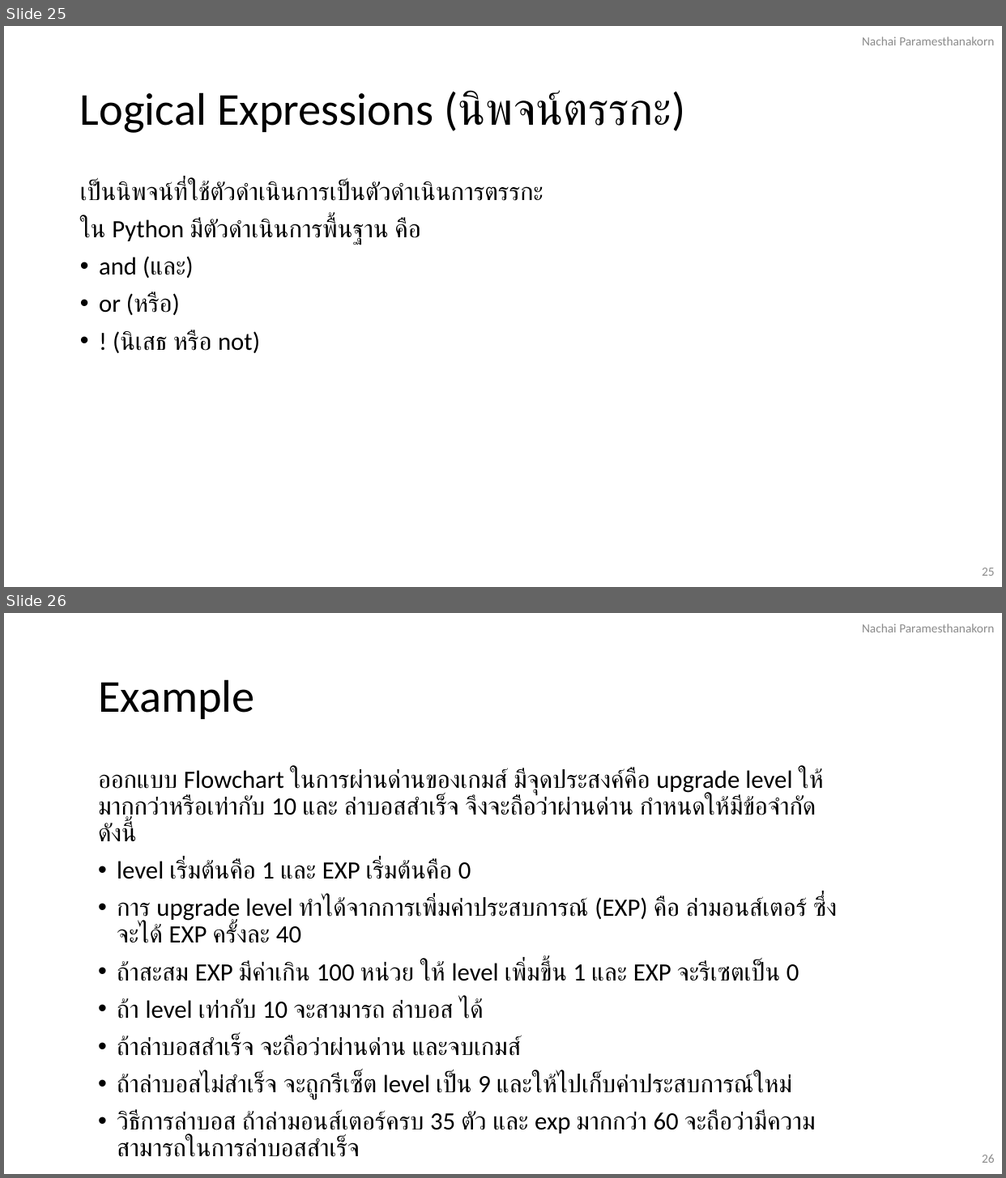
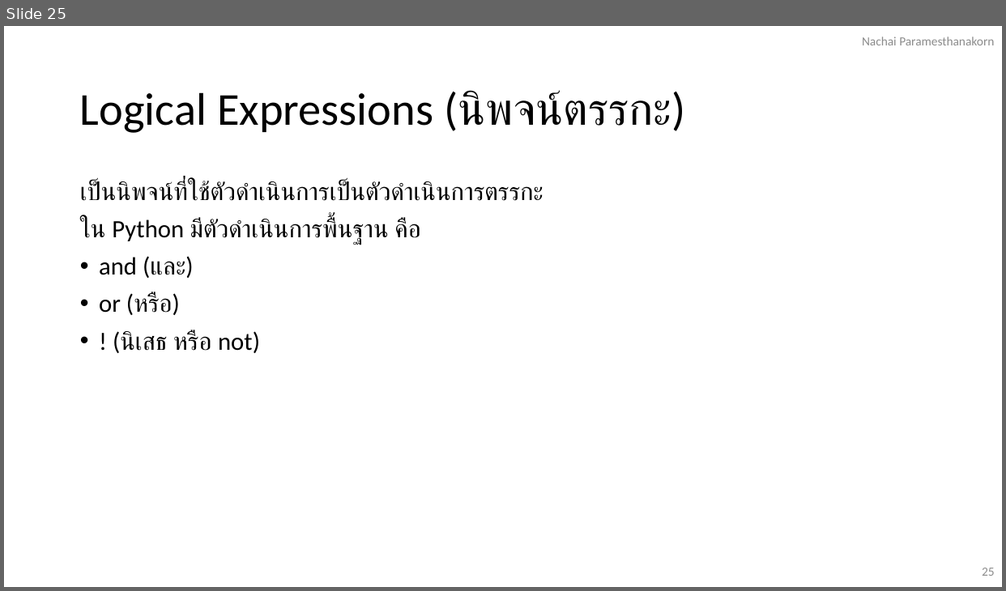
Before and after one commit to NaPryder/Basic-Python-101, a slide deck: Chapter 1/Chapter 1.pptx. Shown one above the other, each under a label of ours: slides 25 and 26 before the commit, slide 25 after it. The pictures are 1006x1178 and 1006x591 pixels, drawn with LibreOffice and Linux fonts; fonts in the diff are those of the drawing. Boxes give left, top, right and bottom in pixels: in the first picture for what was removed or moved away, otherwise in the second. Text is boxed around its words. In the diff, an @@ line names an element or a change of style, - is before the commit and + after.

```diff
--- a/Chapter 1/Chapter 1.pptx
+++ b/Chapter 1/Chapter 1.pptx
@@ slide 26 removed at (4, 613, 1002, 1174), background #FFFFFF @@
@@ text removed at (862, 624, 994, 632) @@
-Nachai Paramesthanakorn
@@ title removed at (98, 679, 255, 719) @@
-Example
@@ text removed at (98, 768, 837, 1137) @@
-ออกแบบ Flowchart ในการผ่านด่านของเกมส์ มีจุดประสงค์คือ upgrade level ให้มากกว่าหรือเท่ากับ 10 และ ล่าบอสสำเร็จ จึงจะถือว่าผ่านด่าน กำหนดให้มีข้อจำกัดดังนี้
-• level เริ่มต้นคือ 1 และ EXP เริ่มต้นคือ 0
-• การ upgrade level ทำได้จากการเพิ่มค่าประสบการณ์ (EXP) คือ ล่ามอนส์เตอร์ ซึ่งจะได้ EXP ครั้งละ 40
-• ถ้าสะสม EXP มีค่าเกิน 100 หน่วย ให้ level เพิ่มขึ้น 1 และ EXP จะรีเซตเป็น 0
-• ถ้า level เท่ากับ 10 จะสามารถ ล่าบอส ได้
-• ถ้าล่าบอสสำเร็จ จะถือว่าผ่านด่าน และจบเกมส์
-• ถ้าล่าบอสไม่สำเร็จ จะถูกรีเซ็ต level เป็น 9 และให้ไปเก็บค่าประสบการณ์ใหม่
-• วิธีการล่าบอส ถ้าล่ามอนส์เตอร์ครบ 35 ตัว และ exp มากกว่า 60 จะถือว่ามีความสามารถในการล่าบอสสำเร็จ
@@ page number removed at (982, 1155, 995, 1163) @@
-26
```
Also in this commit, not shown: 1 slide changed, 3 other slides removed, 22 other files.
